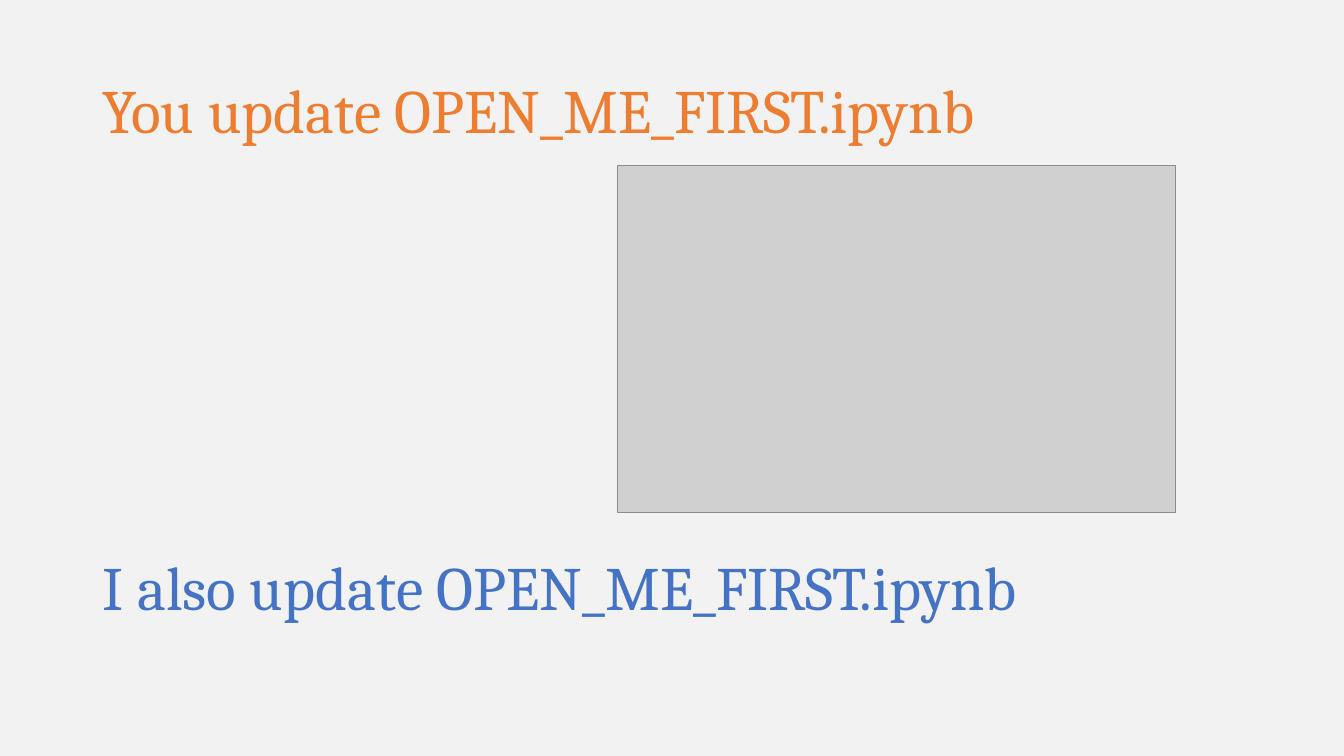
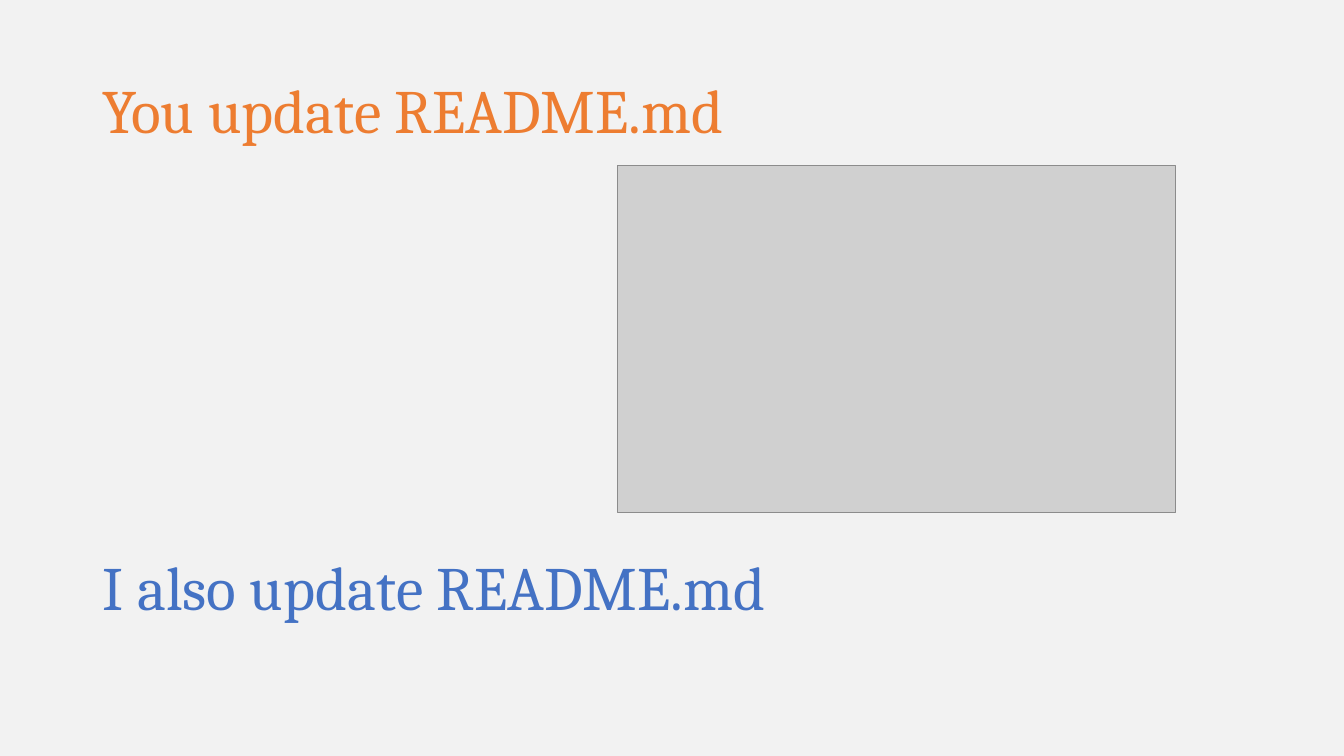
Before and after one commit to falconair/ProgrammingForAnalytics, a slide deck: slide 14 of lectures/050_git_version_control/Why do you need version control.pptx (slide 13 before the commit). Drawn at 1344x756 pixels with LibreOffice and Linux fonts; fonts in the diff are those of the drawing; grey boxes stand for pictures. Boxes give left, top, right and bottom in pixels: in the first picture for what was removed or moved away, otherwise in the second. Text is boxed around its words. In the diff, an @@ line names an element or a change of style, - is before the commit and + after.

```diff
--- a/lectures/050_git_version_control/Why do you need version control.pptx
+++ b/lectures/050_git_version_control/Why do you need version control.pptx
@@ title at <box>102,90,724,146</box>: text changed @@
-You update OPEN_ME_FIRST.ipynb
+You update README.md
@@ text at <box>102,567,766,623</box>: text changed @@
-I also update OPEN_ME_FIRST.ipynb
+I also update README.md
```
Also in this commit, not shown: 9 other slides changed, 5 slides added, 1 other file.
